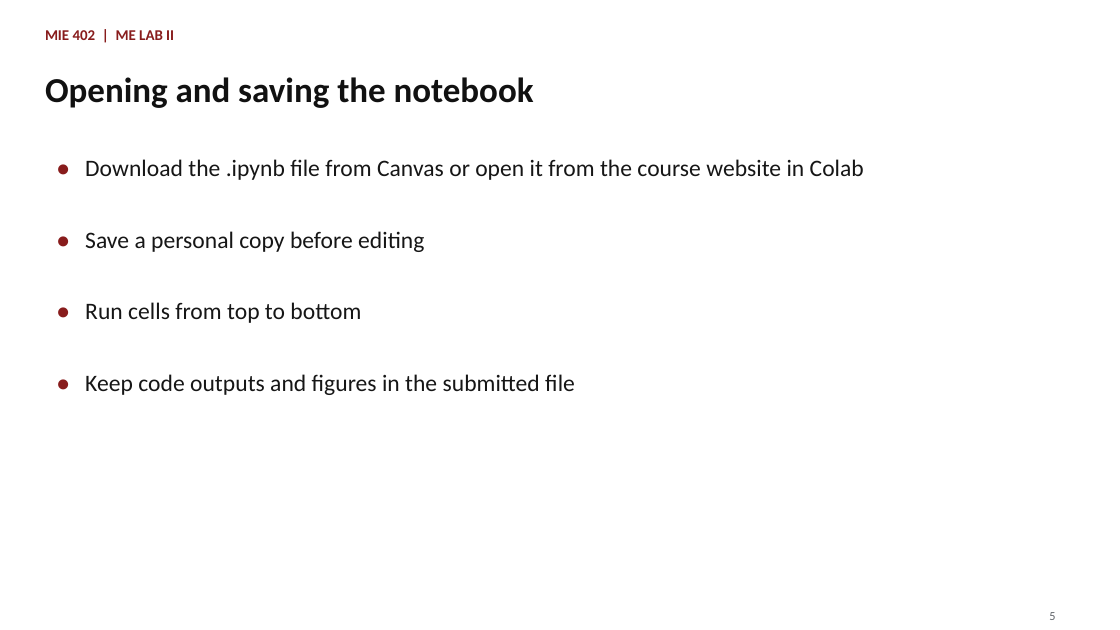
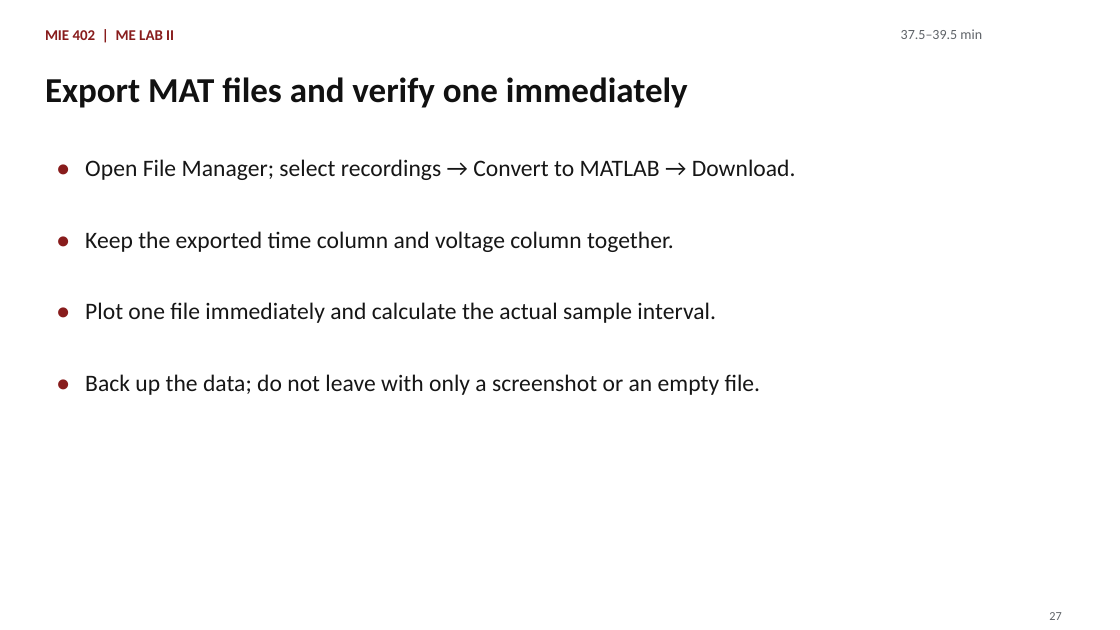
Before and after one commit to Ehsan-Roohi/MIE402-Lab, a slide deck: slide 27 of site/docs/MIE402_Lecture02_Sampling_Jupyter_PreLab1_Fall2026.pptx (slide 5 before the commit). Drawn at 1120x630 pixels with LibreOffice and Linux fonts; fonts in the diff are those of the drawing. Boxes give left, top, right and bottom in pixels: in the first picture for what was removed or moved away, otherwise in the second. Text is boxed around its words. In the diff, an @@ line names an element or a change of style, - is before the commit and + after.

```diff
--- a/site/docs/MIE402_Lecture02_Sampling_Jupyter_PreLab1_Fall2026.pptx
+++ b/site/docs/MIE402_Lecture02_Sampling_Jupyter_PreLab1_Fall2026.pptx
@@ text added at (x1=901, y1=29, x2=982, y2=39), 12 pt, text #5F6368 @@
+37.5–39.5 min
@@ text at (x1=45, y1=77, x2=688, y2=108): text changed @@
-Opening and saving the notebook
+Export MAT files and verify one immediately
@@ text at (x1=85, y1=159, x2=796, y2=180): text changed @@
-Download the .ipynb file from Canvas or open it from the course website in Colab
+Open File Manager; select recordings → Convert to MATLAB → Download.
@@ text at (x1=85, y1=231, x2=674, y2=252): text changed @@
-Save a personal copy before editing
+Keep the exported time column and voltage column together.
@@ text at (x1=85, y1=302, x2=716, y2=323): text changed @@
-Run cells from top to bottom
+Plot one file immediately and calculate the actual sample interval.
@@ text at (x1=85, y1=374, x2=761, y2=395): text changed @@
-Keep code outputs and figures in the submitted file
+Back up the data; do not leave with only a screenshot or an empty file.
@@ text at (x1=1049, y1=612, x2=1061, y2=620): text changed @@
-5
+27
```
Also in this commit, not shown: 13 other slides changed, 18 slides added, 17 slides removed, 15 other files.
